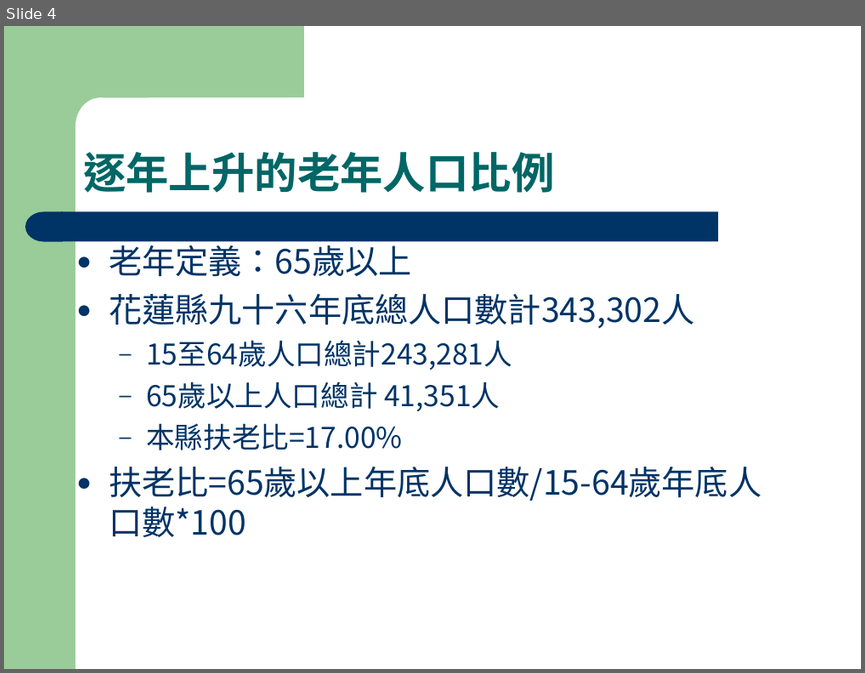
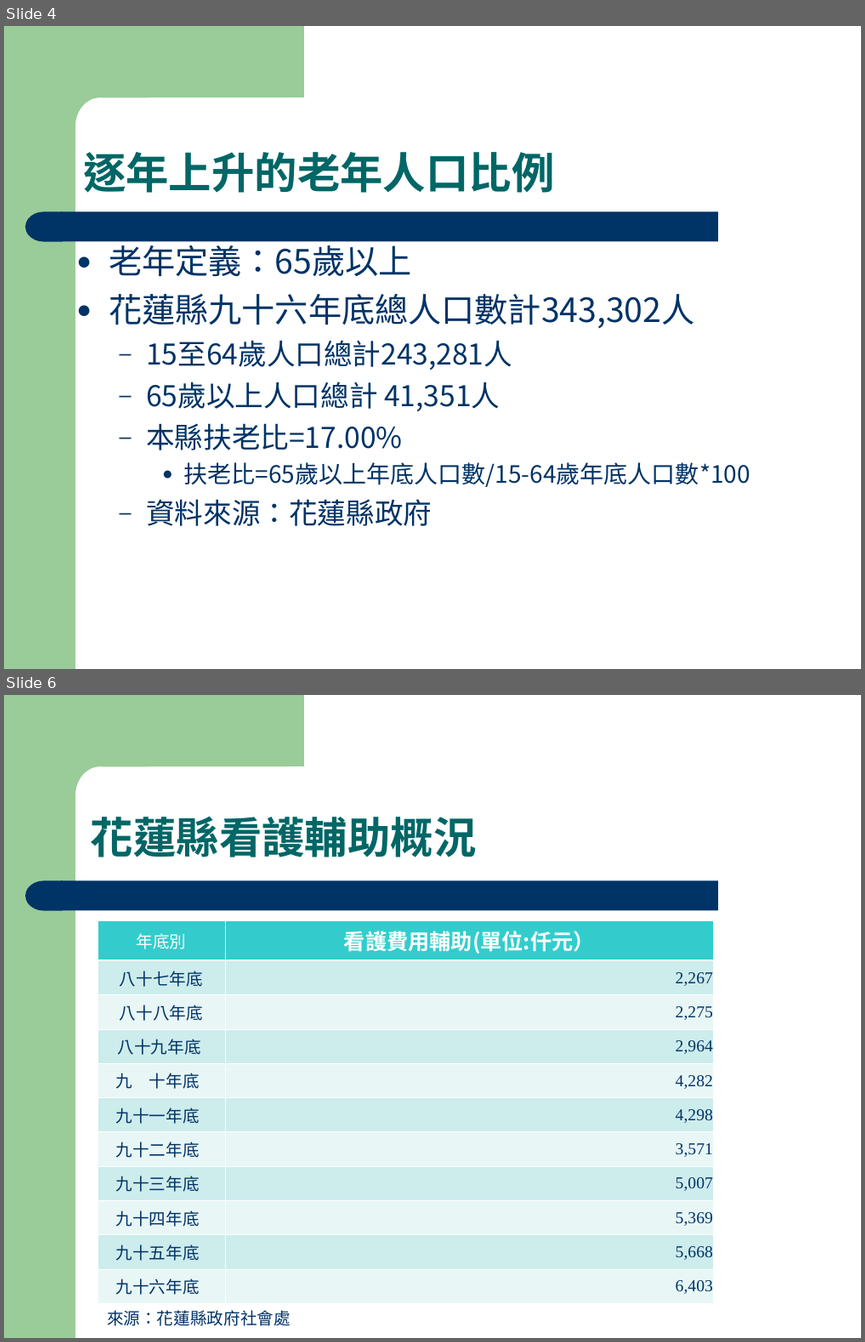
Before and after one commit to fhopecc/fhopecc, a slide deck: public/tutor/home_care.ppt. Shown one above the other, each under a label of ours: slide 4 before the commit, slides 4 and 6 after it; the slides between them are not shown. The pictures are 865x673 and 865x1342 pixels, drawn with LibreOffice and Linux fonts; fonts in the diff are those of the drawing. Boxes give left, top, right and bottom in pixels: in the first picture for what was removed or moved away, otherwise in the second. Text is boxed around its words. In the diff, an @@ line names an element or a change of style, - is before the commit and + after.

```diff
--- a/public/tutor/home_care.ppt
+++ b/public/tutor/home_care.ppt
@@ slide 6 added at (x1=4, y1=695, x2=861, y2=1338), background #FFFFFF; not listed: 4 template elements that a slide beside it also shows @@
@@ text added at (x1=91, y1=816, x2=477, y2=857), 36 pt, text #006666, bold @@
+花蓮縣看護輔助概況
@@ table added at (x1=98, y1=920, x2=713, y2=1303), 11 rows, 2 columns @@
+年底別 | 看護費用輔助(單位:仟元）
+八十七年底 | 2,267
+八十八年底 | 2,275
+八十九年底 | 2,964
+九 十年底 | 4,282
+九十一年底 | 4,298
+九十二年底 | 3,571
+九十三年底 | 5,007
+九十四年底 | 5,369
+九十五年底 | 5,668
+九十六年底 | 6,403
@@ text added at (x1=107, y1=1310, x2=290, y2=1326), 14 pt, text #003366 @@
+來源：花蓮縣政府社會處
@@ slide 4 changed as well @@
@@ text at (x1=183, y1=462, x2=749, y2=487): size 28 to 20 pt in "扶老比=65歲以上年底人口數/15-64歲年底人口數*100"; list level 1 to 3 in "扶老比=65歲以上年底人口數/15-64歲年底人口數*100" @@
@@ text at (x1=146, y1=499, x2=432, y2=526): paragraph added @@
+  – 資料來源：花蓮縣政府
```
Also in this commit, not shown: 29 other slides changed, 4 other slides added, 2 slides removed, 3 other files.
